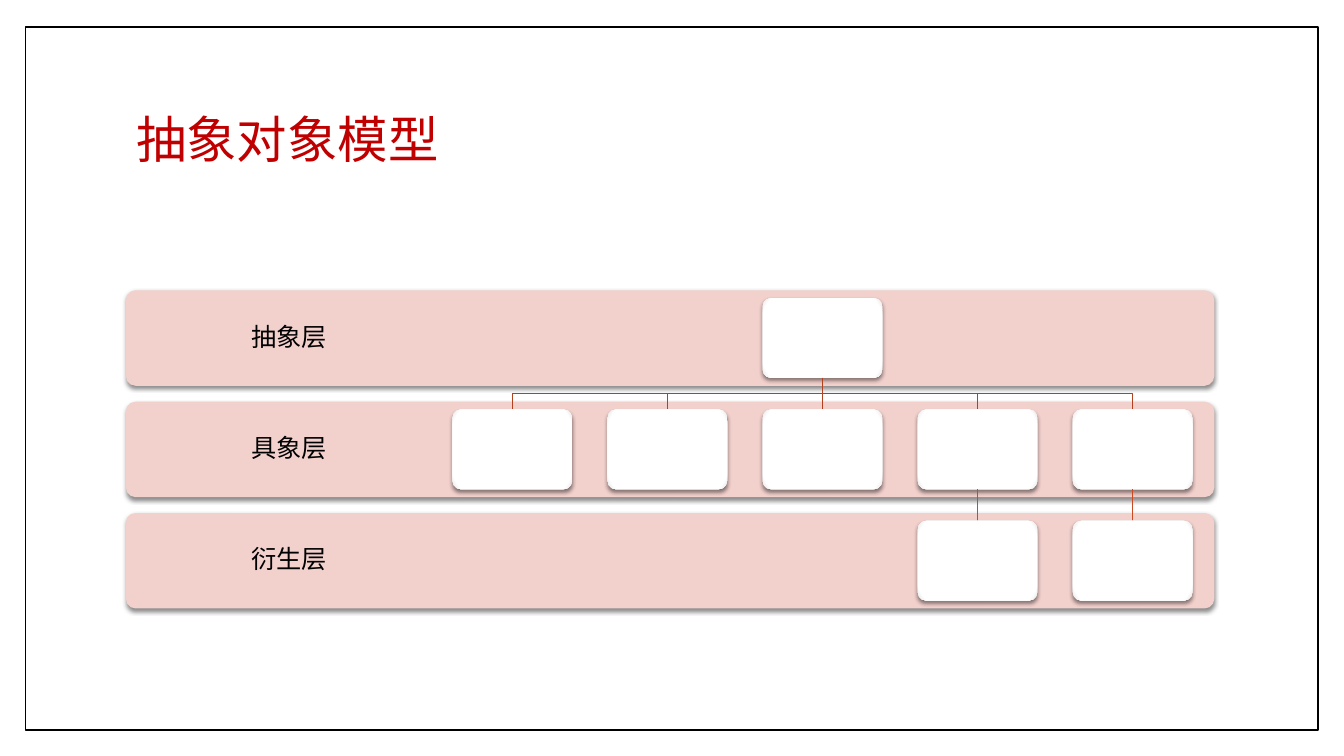
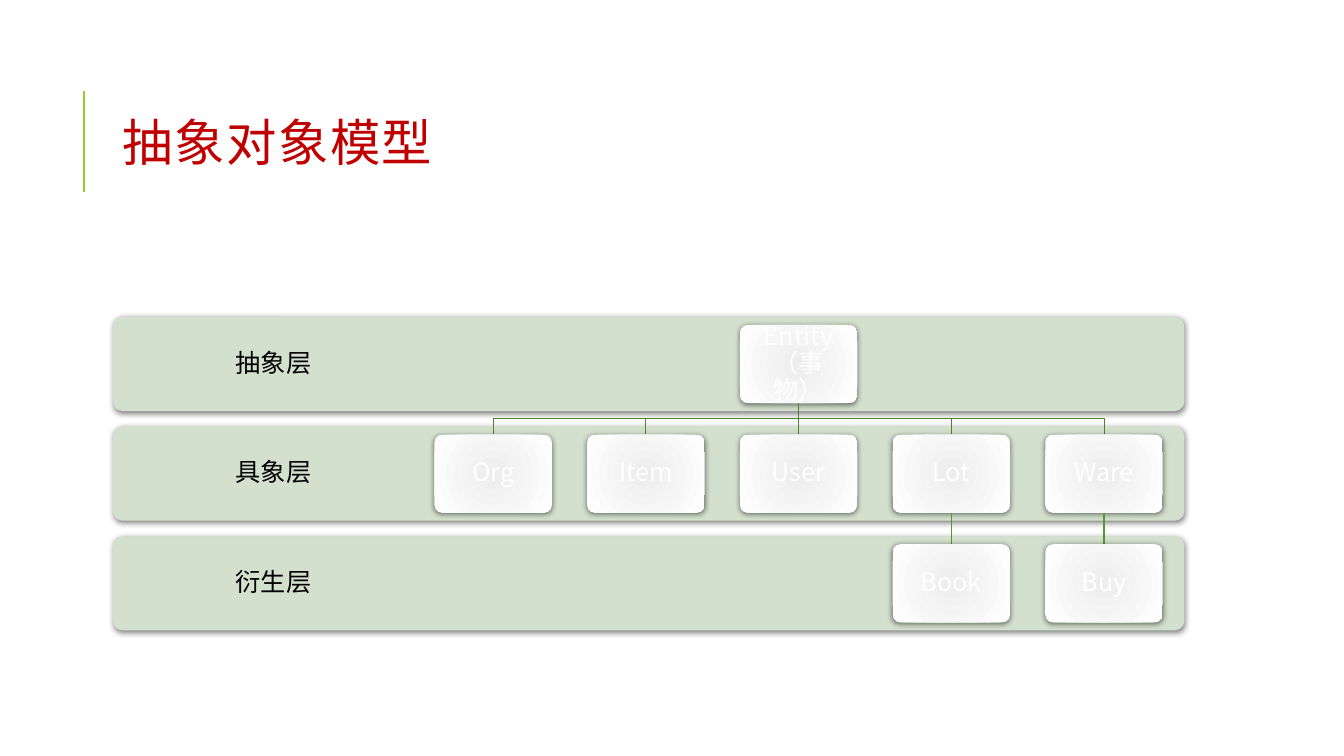
Before and after one commit to jzgi/chainsmart, a slide deck: slide 20 of Docs/品链供销.pptx. Drawn at 1344x756 pixels with LibreOffice and Linux fonts; fonts in the diff are those of the drawing. Boxes give left, top, right and bottom in pixels: in the first picture for what was removed or moved away, otherwise in the second. Text is boxed around its words. In the diff, an @@ line names an element or a change of style, - is before the commit and + after.

```diff
--- a/Docs/品链供销.pptx
+++ b/Docs/品链供销.pptx
@@ rectangle removed at [25, 27, 1318, 730] @@
@@ title "抽象对象模型": place and size @@
-title "抽象对象模型" at [136, 115, 438, 162]
+title "抽象对象模型" at [123, 118, 432, 165]
@@ title "抽象对象模型" at [123, 118, 432, 165]: letter spacing 0 to 1 pt; line spacing 0.9 to 0.8 @@
@@ line added from (84, 192) to (84, 91), #99CB38 1.5 pt @@
@@ text "抽象层": place and size @@
-text "抽象层" at [251, 324, 327, 348]
+text "抽象层" at [236, 351, 312, 374]
@@ fill #F3D1CD to #D3E1CE; shadow changed in 3 elements at [113, 536, 1185, 630], [113, 426, 1185, 520], [113, 318, 1185, 411] @@
@@ rounded rectangle: place and size @@
-rounded rectangle at [126, 290, 1215, 386]
+rounded rectangle at [113, 318, 1185, 411]
@@ text "Entity（事物）": place and size @@
-text "Entity（事物）" at [788, 293, 857, 379]
+text "Entity（事物）" at [764, 319, 833, 405]
@@ freeform shape: place and size @@
-freeform shape at [512, 378, 823, 410]
+freeform shape at [493, 403, 799, 435]
@@ 2 rounded rectangles, 1 freeform shape: place and size @@
-2 rounded rectangles, 1 freeform shape at [453, 378, 823, 489]
+2 rounded rectangles, 1 freeform shape at [435, 403, 799, 513]
@@ 4 rounded rectangles, 3 freeform shapes: place and size @@
-4 rounded rectangles, 3 freeform shapes at [763, 298, 1037, 601]
+4 rounded rectangles, 3 freeform shapes at [740, 325, 1011, 623]
@@ outline #B3421F 0.79 pt to #4F842C 0.75 pt in 5 elements at [493, 403, 799, 435], [646, 403, 799, 435], [793, 403, 804, 435], [799, 403, 1104, 435], [799, 403, 951, 435] @@
@@ freeform shape: place and size @@
-freeform shape at [823, 378, 1133, 410]
+freeform shape at [799, 403, 1104, 435]
@@ text "具象层": place and size @@
-text "具象层" at [251, 436, 327, 459]
+text "具象层" at [236, 460, 312, 483]
@@ rounded rectangle: place and size @@
-rounded rectangle at [126, 401, 1215, 497]
+rounded rectangle at [113, 426, 1185, 520]
@@ fill gradient #FFFFFF to #E7E7E7 to gradient #EEEEEE to #FFFFFF; shadow changed in 8 elements at [435, 435, 553, 513], [588, 435, 706, 513], [893, 544, 1011, 623], [740, 435, 858, 513], [1046, 544, 1164, 623], [740, 325, 858, 403], [893, 435, 1011, 513], [1046, 435, 1164, 513] @@
@@ text "衍生层": place and size @@
-text "衍生层" at [251, 546, 327, 570]
+text "衍生层" at [236, 570, 312, 593]
@@ rounded rectangle: place and size @@
-rounded rectangle at [126, 513, 1215, 609]
+rounded rectangle at [113, 536, 1185, 630]
@@ freeform shape at [947, 513, 957, 544]: outline #CA4B23 0.79 pt to #5A9632 0.75 pt @@
@@ 2 rounded rectangles, 1 freeform shape: place and size @@
-2 rounded rectangles, 1 freeform shape at [1074, 409, 1193, 601]
+2 rounded rectangles, 1 freeform shape at [1046, 435, 1164, 623]
@@ freeform shape at [1099, 513, 1109, 544]: outline #CA4B23 0.79 pt to #5A9632 0.75 pt @@
```
Also in this commit, not shown: 27 other slides changed, 28 other files.
